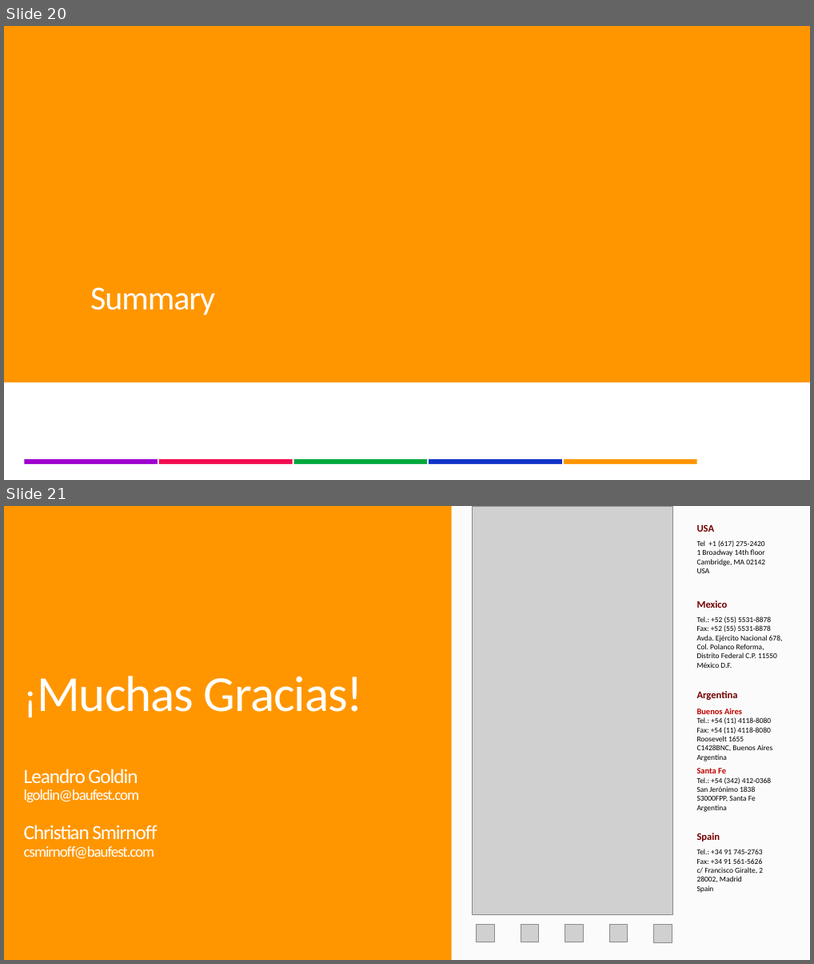
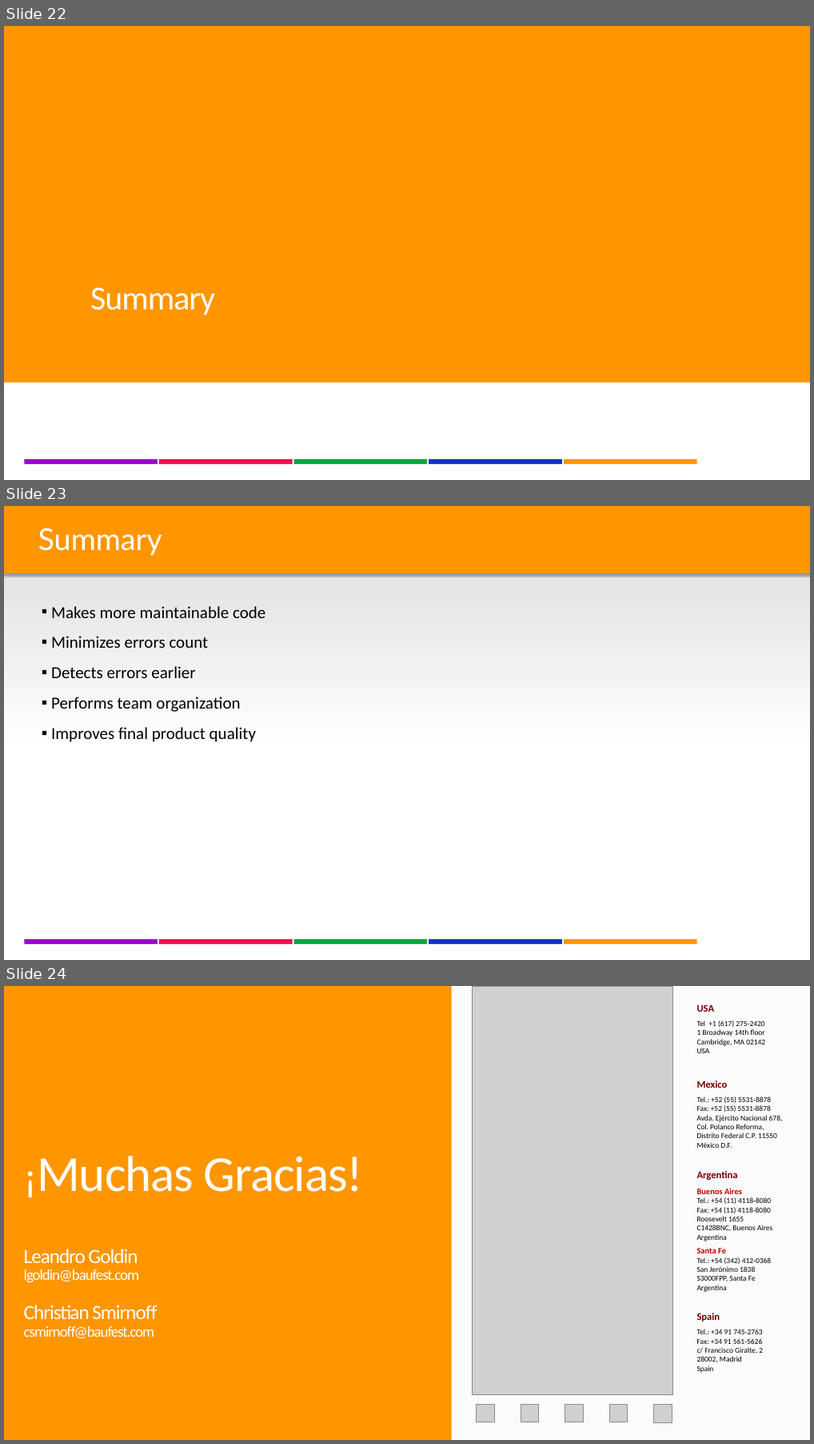
Before and after one commit to lgoldin/TestOrientedDevelopment, a slide deck: DesigningTestableApplications v2.pptx. Shown one above the other, each under a label of ours: slides 20 and 21 before the commit, slides 22, 23 and 24 after it. The pictures are 814x964 and 814x1444 pixels, drawn with LibreOffice and Linux fonts; fonts in the diff are those of the drawing; grey boxes stand for pictures; background and template pictures are left out. Boxes give left, top, right and bottom in pixels: in the first picture for what was removed or moved away, otherwise in the second. Text is boxed around its words. In the diff, an @@ line names an element or a change of style, - is before the commit and + after.

Commit message:
tentativo de feedback y summary

```diff
--- a/DesigningTestableApplications v2.pptx
+++ b/DesigningTestableApplications v2.pptx
@@ slide 23 added at box(4, 506, 810, 960), background #FFFFFF; not listed: 6 template elements that a slide beside it also shows @@
@@ rectangle added at box(4, 506, 810, 796), fill gradient #CB8CF4 to #D9D9D9 to #FFFFFF @@
@@ rectangle added at box(4, 506, 810, 573), fill #FF9600 @@
@@ text added at box(38, 528, 162, 556), 36 pt, text #FFFFFF @@
+Summary
@@ text added at box(51, 606, 266, 742), 20 pt, text #000000 @@
+  ▪ Makes more maintainable code
+  ▪ Minimizes errors count
+  ▪ Detects errors earlier
+  ▪ Performs team organization
+  ▪ Improves final product quality
@@ what was slide 20 is now slide 22 @@
@@ what was slide 21 is now slide 24 @@
```
Also in this commit, not shown: 1 slide changed, 2 other slides added.
